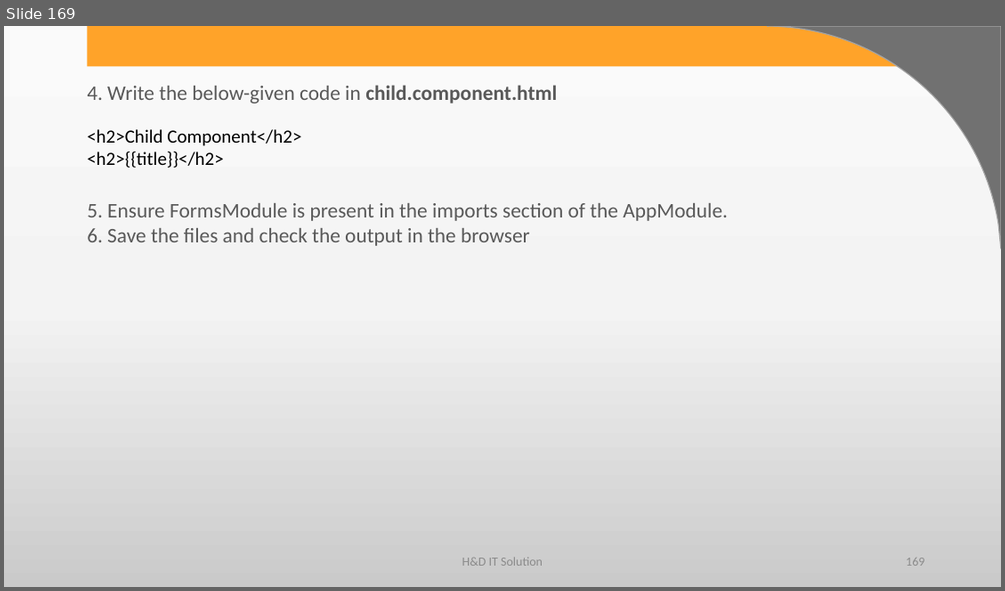
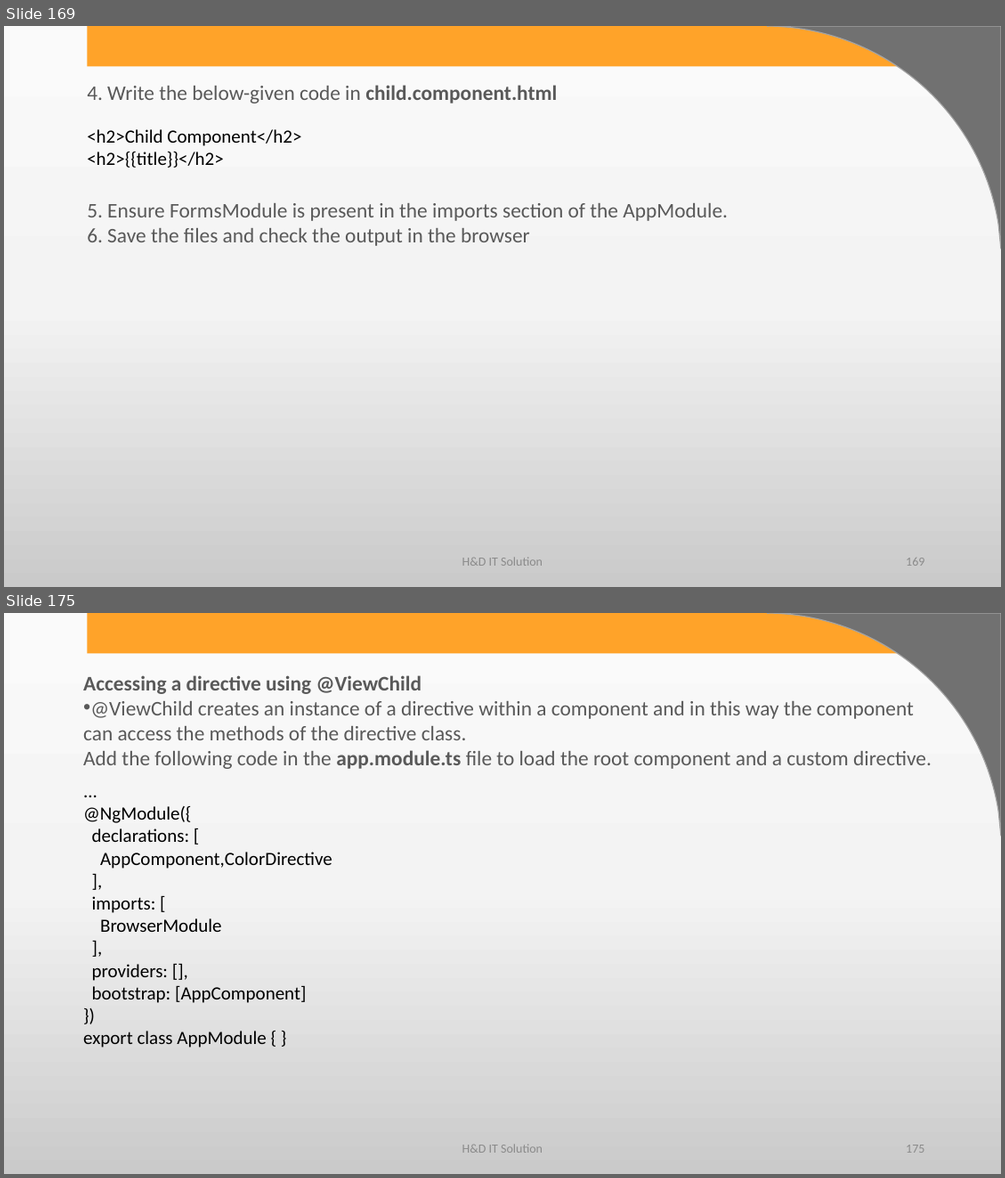
Before and after one commit to harshadasawant/infiniteAngular, a slide deck: ppt/ANGULAR.pptx. Shown one above the other, each under a label of ours: slide 169 before the commit, slides 169 and 175 after it; the slides between them are not shown. The pictures are 1005x591 and 1005x1178 pixels, drawn with LibreOffice and Linux fonts; fonts in the diff are those of the drawing; background and template pictures are left out. Boxes give left, top, right and bottom in pixels: in the first picture for what was removed or moved away, otherwise in the second. Text is boxed around its words. In the diff, an @@ line names an element or a change of style, - is before the commit and + after.

Commit message:
@viewChild

```diff
--- a/ppt/ANGULAR.pptx
+++ b/ppt/ANGULAR.pptx
@@ slide 175 added at (4,613,1001,1174), background gradient #FBFBFB to #F4F4F4 to #CBCBCB; not listed: 2 template elements that a slide beside it also shows @@
@@ text added at (83,675,931,769), 20 pt, text #595959 @@
+Accessing a directive using @ViewChild
+• @ViewChild creates an instance of a directive within a component and in this way the component can access the methods of the directive class.
+Add the following code in the app.module.ts file to load the root component and a custom directive.
@@ text added at (83,806,332,1047), 18 pt, text #000000 @@
+...
+@NgModule({
+declarations: [
+AppComponent,ColorDirective
+],
+imports: [
+BrowserModule
+],
+providers: [],
+bootstrap: [AppComponent]
+})
+export class AppModule { }
@@ text added at (462,1143,542,1152), 12 pt, text #8C8C8C @@
+H&D IT Solution
@@ page number added at (906,1144,924,1152), 12 pt, text #8C8C8C @@
+175
```
Also in this commit, not shown: 23 other slides added, 7 other files.
